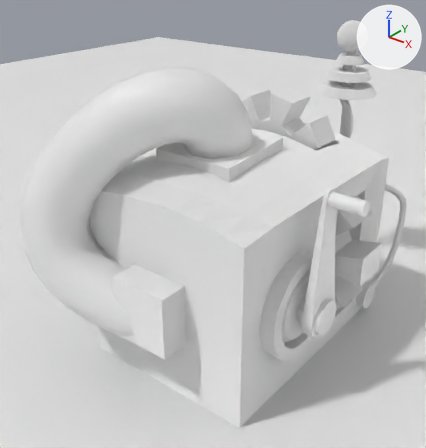
The Blender file gfx/entity/hand-crank.blend: old version first, new version second.
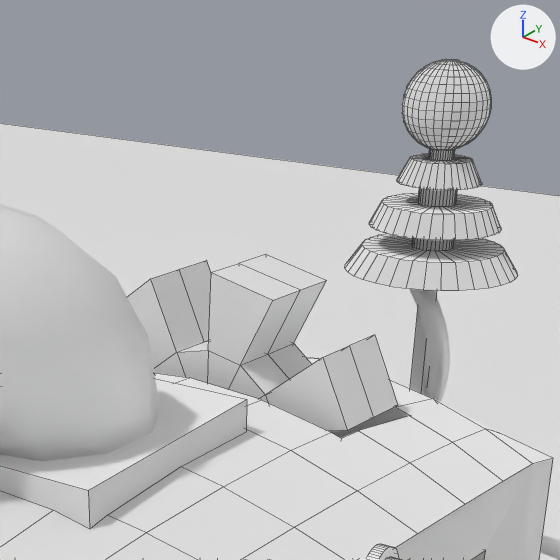
Old and new are each drawn whole from a 50 mm lens placed at (3.49, -4.42, 4.29), pointed at (-0.3, 0.32, 1.35) and again close up on the part from 47% to 92% of the width and 0% to 43% of the height. Arrows for +X, +Y and +Z are at upper right; the lights stay in place. The close-ups show mesh edges as thin lines.

Names of what the first close-up shows: 'BezierCurve', 'BezierCurve.001', 'Chassis', 'Plane', 'TopGear'.
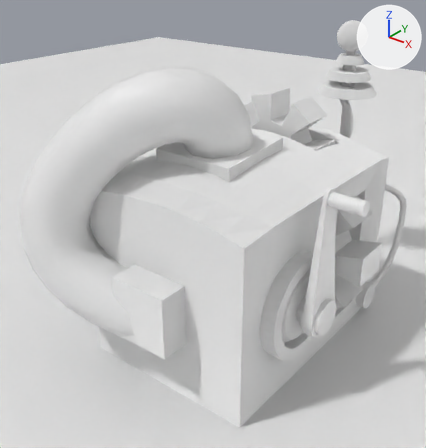
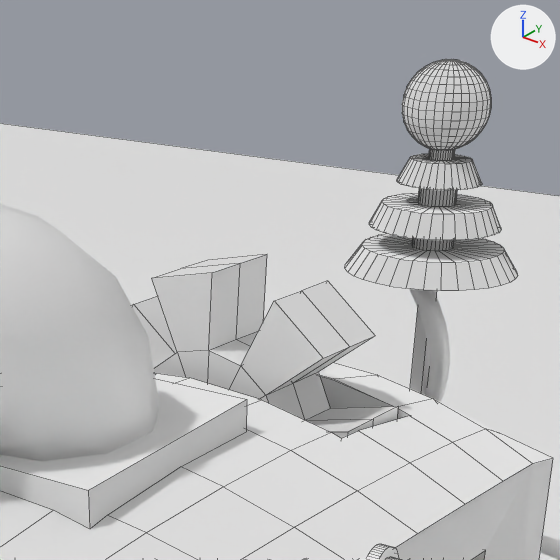
Where the change shows, as pixel boxes (x1, y1, x2, y2) in the close-ups (560 x 560 px):
'TopGear', turned: before (127, 254, 398, 431); after (132, 254, 398, 438)

Edits to the bpy script that builds the scene:
```text
Change ob_topgear:
    ob_topgear.rotation_euler: (1.571, -0.456, 0.0) -> (1.571, 0.0, 0.0)  # degrees (90, -26, 0) -> degrees (90, 0, 0)
```
